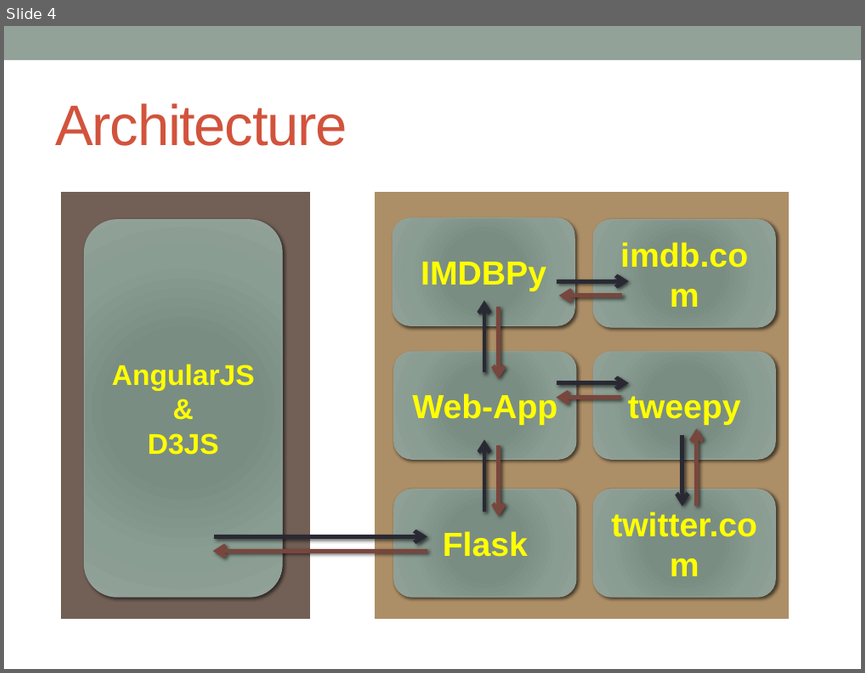
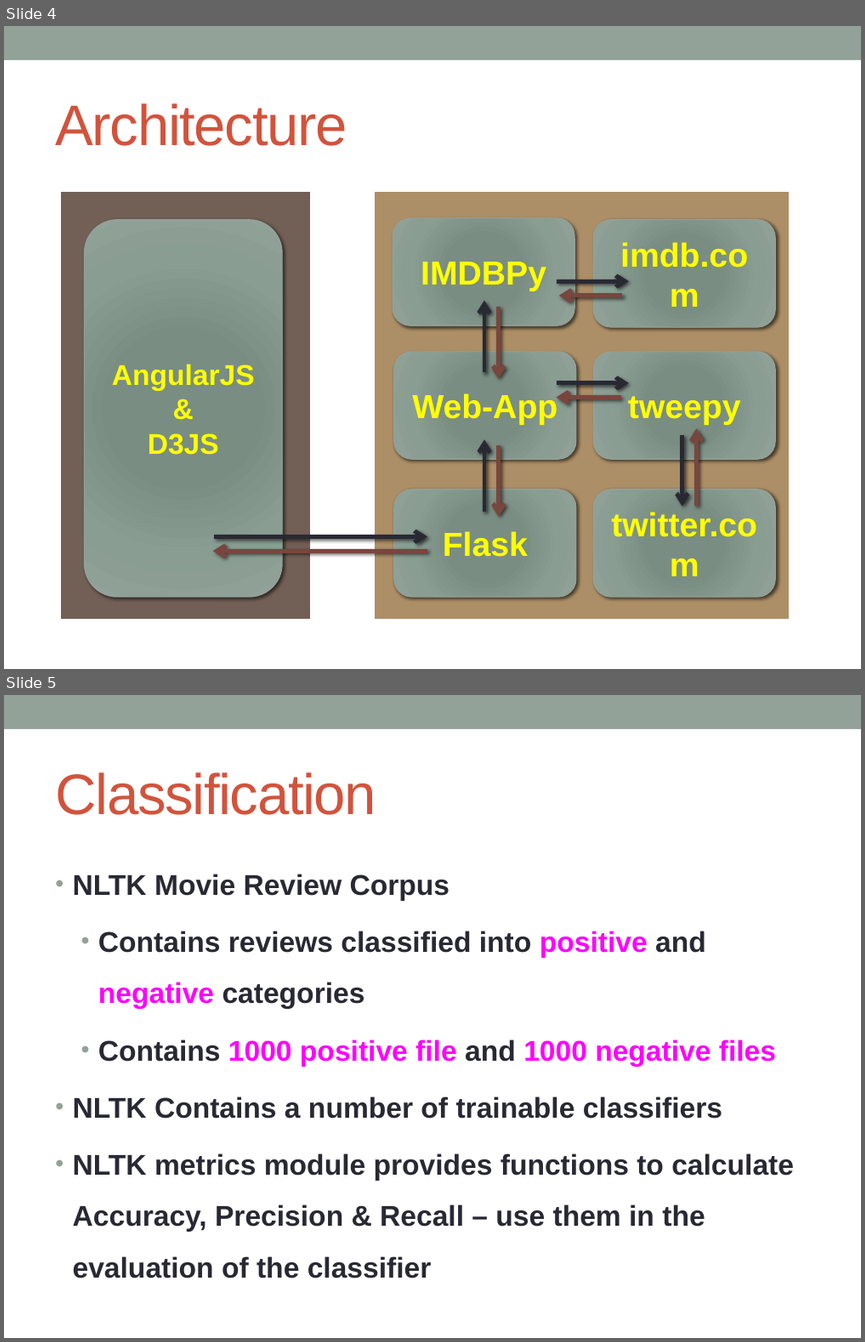
Before and after one commit to sumeshnb/6339Project, a slide deck: midterm_presentation.pptx. Shown one above the other, each under a label of ours: slide 4 before the commit, slides 4 and 5 after it. The pictures are 865x673 and 865x1342 pixels, drawn with LibreOffice and Linux fonts; fonts in the diff are those of the drawing. Boxes give left, top, right and bottom in pixels: in the first picture for what was removed or moved away, otherwise in the second. Text is boxed around its words. In the diff, an @@ line names an element or a change of style, - is before the commit and + after.

```diff
--- a/midterm_presentation.pptx
+++ b/midterm_presentation.pptx
@@ slide 5 added at box(4, 695, 861, 1338), background #FFFFFF; not listed: 1 template element that a slide beside it also shows @@
@@ title added at box(55, 772, 376, 815), 48 pt, text #D2533C @@
+Classification
@@ text added at box(73, 873, 794, 1278), 24 pt, text #292934, bold @@
+• NLTK Movie Review Corpus
+  • Contains reviews classified into positive and negative categories
+  • Contains 1000 positive file and 1000 negative files
+• NLTK Contains a number of trainable classifiers
+• NLTK metrics module provides functions to calculate Accuracy, Precision & Recall – use them in the evaluation of the classifier
```
Also in this commit, not shown: 2 slides changed, 6 other slides added.
